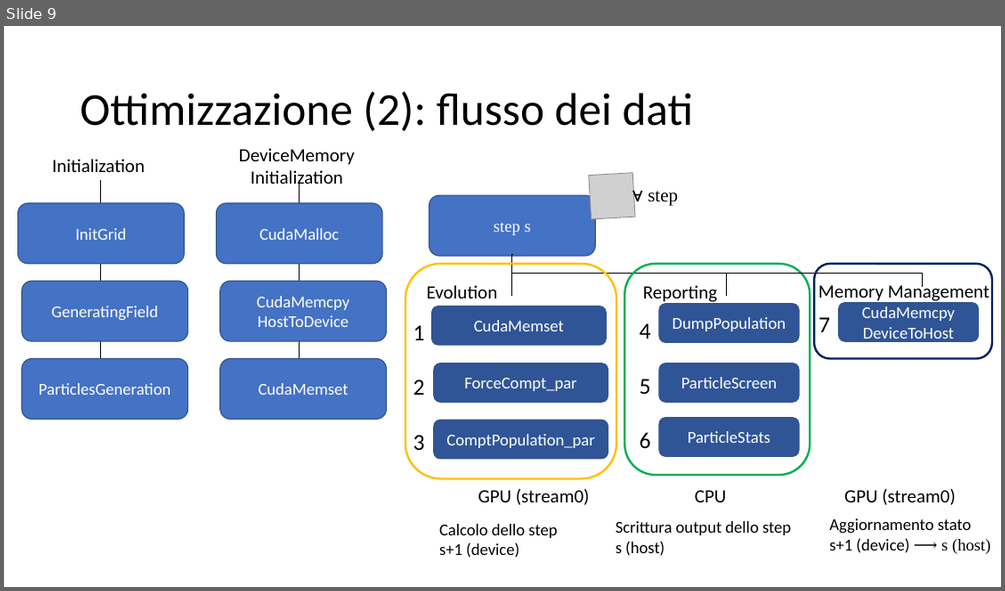
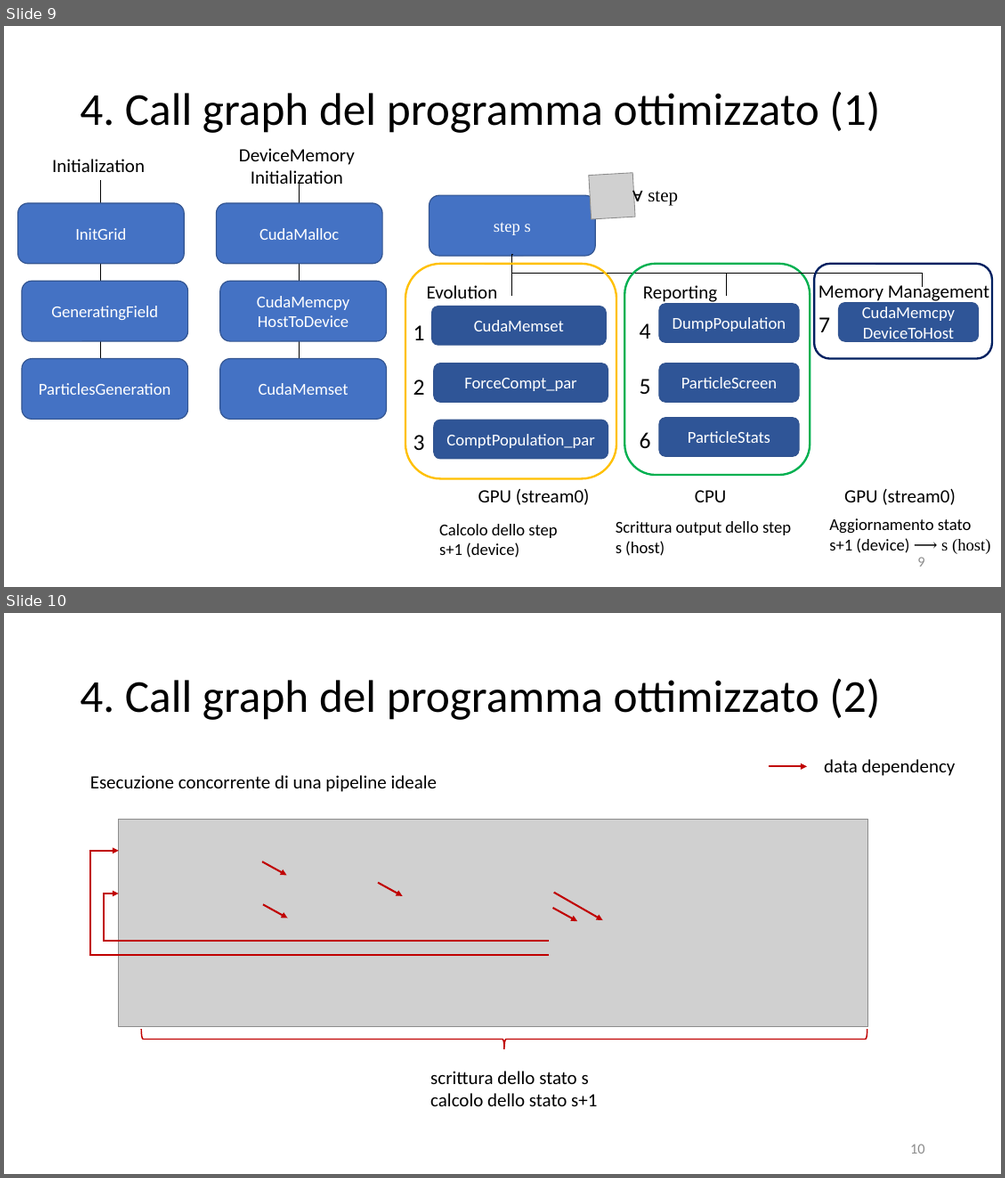
Before and after one commit to piepor/particles-simulation-parallel, a slide deck: presentazione/presentazione.pptx. Shown one above the other, each under a label of ours: slide 9 before the commit, slides 9 and 10 after it. The pictures are 1005x591 and 1005x1178 pixels, drawn with LibreOffice and Linux fonts; fonts in the diff are those of the drawing; grey boxes stand for pictures. Boxes give left, top, right and bottom in pixels: in the first picture for what was removed or moved away, otherwise in the second. Text is boxed around its words. In the diff, an @@ line names an element or a change of style, - is before the commit and + after.

```diff
--- a/presentazione/presentazione.pptx
+++ b/presentazione/presentazione.pptx
@@ slide 10 added at bbox=[4, 613, 1001, 1174], background #FFFFFF @@
@@ title added at bbox=[80, 678, 880, 720], 44 pt, text #000000 @@
+4. Call graph del programma ottimizzato (2)
@@ arrow added from (769, 766) to (807, 766), #C00000 1.75 pt @@
@@ text added at bbox=[824, 759, 955, 776], 18 pt, text #000000 @@
+data dependency
@@ text added at bbox=[90, 775, 437, 792], 18 pt, text #000000 @@
+Esecuzione concorrente di una pipeline ideale
@@ picture added at bbox=[119, 819, 868, 1027] @@
@@ elbow arrow added from (550, 955) to (119, 851), #C00000 1.5 pt @@
@@ arrow added from (262, 861) to (287, 875), #C00000 1.75 pt @@
@@ elbow arrow added from (550, 941) to (119, 893), #C00000 1.5 pt @@
@@ arrow added from (263, 905) to (287, 918), #C00000 1.75 pt @@
@@ arrow added from (378, 882) to (403, 896), #C00000 1.75 pt @@
@@ arrow added from (554, 892) to (603, 920), #C00000 1.75 pt @@
@@ arrow added from (553, 908) to (577, 921), #C00000 1.75 pt @@
@@ left brace added at bbox=[141, 1029, 867, 1049], outline #C00000 1.25 pt @@
@@ text added at bbox=[430, 1070, 597, 1106], 18 pt, text #000000 @@
+scrittura dello stato s
+calcolo dello stato s+1
@@ page number added at bbox=[910, 1143, 925, 1153], 14 pt, text #8C8C8C @@
+10
@@ slide 9 changed as well @@
@@ title at bbox=[80, 91, 880, 133]: text changed @@
-Ottimizzazione (2): flusso dei dati
+4. Call graph del programma ottimizzato (1)
@@ page number added at bbox=[917, 556, 924, 566], 14 pt, text #8C8C8C @@
+9
```
Also in this commit, not shown: 16 other slides changed, 2 other slides added, 4 other files.
